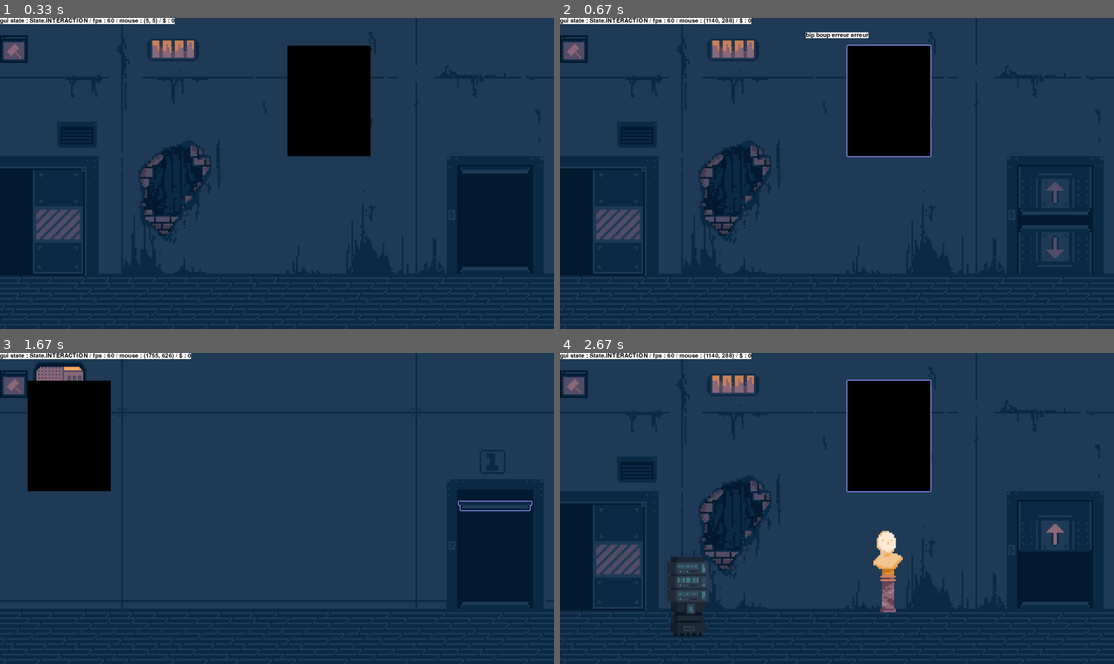
Above: before the commit, frames 1-4 (two rows, left to right).
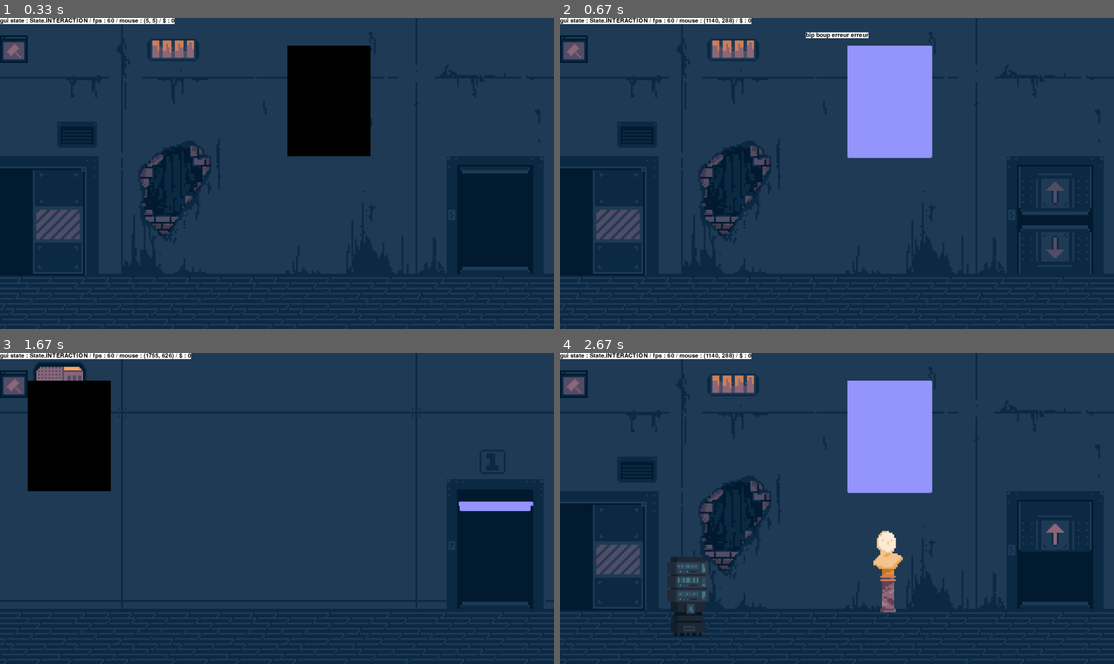
Above: after the commit, the same moments.

Repository: PouchyCorp/TrophNSI
Game: pygame game, started from sources/main.py
The game is run twice, just before and just after one commit, with the same random seed, the same clock (stepped at 60 frames per second) and the same inputs.
Inputs (mouse positions are in pixels of both pictures, inside the frame that each line leads up to):
- Up to frame 1 (0.33 s): no input
- Up to frame 2 (0.67 s): click (886, 101) at 0.38 s
- Up to frame 3 (1.67 s): click (504, 589) at 0.72 s; hold Up 1-1.47 s; move the mouse to (454, 499) at 1.03 s; tap Space at 1.07, 1.37 s; click (504, 533) at 1.55 s
- Up to frame 4 (2.67 s): hold Down 1.83-2.13 s; tap Space at 1.9 s; tap B at 1.98 s; click (632, 399) at 2.22 s; click (886, 436) at 2.55 s

Frame 1 is identical in both runs. In frame 2, 5.6% of the frame differs, in the area x 51-68%, y 8-46%; in frame 3, 0.4%; in frame 4, 5.6%.

Commit message:
gros refac

Diff:
--- a/sources/main.py
+++ b/sources/main.py
@@ -13,10 +13,10 @@
 from objects.chip import Chip
 from objects.canva import Canva
 from objects.bot import Hivemind
-from objects.build_mode import BuildMode, DestructionMode
+from objects.buildmode import BuildMode, DestructionMode
 from objects.coord import Coord
 from objects.inventory import Inventory
-from sources.objects.chipInv import ChipInv
+from objects.chipInv import ChipInv
 from objects.popup import Popup
 from room_config import R0, R1, R2, R3, ROOMS
 from objects.timermanager import _Timer_manager
@@ -188,19 +188,14 @@
 
         #placeable iter
         for placeable in current_room.placed:
+            #if hovered
             if placeable.rect.collidepoint(mouse_pos.xy):
                 color = (150, 150, 255) if gui_state != State.DESTRUCTION else (255, 0, 0)
-
-                if type(placeable) in [subplaceable.Door_up, subplaceable.Door_down] and placeable.anim_close.is_finished():
-                    placeable.anim = placeable.anim_open
-                    placeable.anim_close.reset_frame()
-
-                placeable.draw_outline(WIN, color)
-
-
-            elif type(placeable) in [subplaceable.Door_up, subplaceable.Door_down] and placeable.anim_open.is_finished():
-                placeable.anim = placeable.anim_close
-                placeable.anim_open.reset_frame()
+                placeable.update_sprite(True, color)
+
+            #if not hovered
+            else:
+                placeable.update_sprite(False)
 
 
         # fps counter / state debug
--- a/sources/objects/placeable.py
+++ b/sources/objects/placeable.py
@@ -22,6 +22,7 @@
         else:
             self.surf = surf
         self.anim = anim
+        self.temp_surf = self.surf.copy()
 
         self.tag = tag
 
@@ -34,12 +35,7 @@
         self.placed = False
 
     def get_blit_args(self):
-        if self.anim:
-            self.surf = self.anim.get_frame()
-        return self.surf, self.rect
-
-    def reset_anim(self):
-        self.surf = self.anim.reset_frame()
+        return self.temp_surf, self.rect
 
     def draw_outline(self, win : Surface, color : tuple):
         win.blit(get_outline(self.surf, color), (self.rect.x-3, self.rect.y-3))
@@ -61,6 +57,18 @@
         #doesn't do anything (used for subclasses)
         pass
 
+    def update_sprite(self, is_hovered : bool, color : tuple = (150, 150, 255)):
+        if self.anim:
+            self.surf = self.anim.get_frame()
+
+        if is_hovered:
+            self.temp_surf = get_outline(self.surf, color)
+            self.temp_surf.blit(self.surf, (self.rect.x+3, self.rect.y+3))
+            self.temp_surf.scroll(-3,-3)
+        else:
+            self.temp_surf = self.surf
+
+
 
 
 # tests
--- a/sources/objects/placeablesubclass.py
+++ b/sources/objects/placeablesubclass.py
@@ -1,17 +1,49 @@
 from placeable import Placeable
 import sprite
 from anim import Animation
+from typing import Optional
 
-class Door_up(Placeable):
+class DoorUp(Placeable):
     def __init__(self, name, coord, surf, tag = None):
         super().__init__(name, coord, surf, tag)
         self.anim_close = Animation(sprite.SPRITESHEET_BAS, 0, 9, 4, False)
         self.anim_open = Animation(sprite.SPRITESHEET_HAUT, 0, 17, 4, False)
         self.anim = self.anim_close
+        self.door_down : Optional[DoorDown] = None
 
-class Door_down(Placeable):
+    def pair_door_down(self, door_down):
+        self.door_down = door_down
+
+
+    def update_sprite(self, is_hovered : bool, color : tuple = (150, 150, 255)):
+        if is_hovered and self.anim_close.is_finished():
+            self.anim = self.anim_open #to replace with only the blinking
+            self.anim_close.reset_frame()
+
+        elif self.anim_open.is_finished():
+            self.anim = self.anim_close
+            self.anim_open.reset_frame()
+
+        super().update_sprite(is_hovered, color)
+
+class DoorDown(Placeable):
     def __init__(self, name, coord, surf, tag = None):
         super().__init__(name, coord, surf, tag)
         self.anim_close = Animation(sprite.SPRITESHEET_BAS_1, 0, 9, 4, False)
         self.anim_open = Animation(sprite.SPRITESHEET_HAUT_1, 0, 17, 4, False)
         self.anim = self.anim_close
+        self.door_up : Optional[DoorUp] = None
+
+    def pair_door_up(self, door_up):
+        self.door_up = door_up
+
+    def update_sprite(self, is_hovered : bool, color : tuple = (150, 150, 255)):
+        if is_hovered and self.anim_close.is_finished():
+            self.anim = self.anim_open #to replace with only the blinking
+            self.anim_close.reset_frame()
+
+        elif self.anim_open.is_finished():
+            self.anim = self.anim_close
+            self.anim_open.reset_frame()
+
+        super().update_sprite(is_hovered, color)
--- a/sources/room_config.py
+++ b/sources/room_config.py
@@ -12,10 +12,9 @@
 
 #R1
 R1 = Room(1,sprite.BG1)
-#test_place = Placeable("test",Coord(1,(200,200)), Surface((180,180)))
 test_canva = Placeable('test_canva', Coord(1,(1000,100)), Surface((48*6,64*6)), "decoration")
-R1_stairs = subplaceable.Door_up('R1_stairs', Coord(1,(1594,516)), Surface((335,220)))
-R1_stairs_down = subplaceable.Door_down('R1_stairs_down', Coord(1,(1594,516 + 33*6)), Surface((335,220)))
+R1_stairs = subplaceable.DoorUp('R1_stairs', Coord(1,(1594,516)), Surface((335,220)))
+R1_stairs_down = subplaceable.DoorDown('R1_stairs_down', Coord(1,(1594,516 + 33*6)), Surface((335,220)))
 R1.placed.append(test_canva)
 R1.placed += [R1_stairs_down , R1_stairs ]
 R1.blacklist.append(R1_stairs)
@@ -23,8 +22,8 @@
 
 #R2
 R2 = Room(2,sprite.BG3)
-R2_stairs = subplaceable.Door_up('R2_stairs', Coord(2,(1594,516)), Surface((335,220)))
-R2_stairs_down = subplaceable.Door_down('R2_stairs_down', Coord(2,(1594,516 + 33*6)), Surface((335,220)))
+R2_stairs = subplaceable.DoorUp('R2_stairs', Coord(2,(1594,516)), Surface((335,220)))
+R2_stairs_down = subplaceable.DoorDown('R2_stairs_down', Coord(2,(1594,516 + 33*6)), Surface((335,220)))
 test_canva = Placeable('test_canva', Coord(2,(100,100)), Surface((48*6,64*6)), "decoration")
 
 R2.placed.append(test_canva)
Renamed: sources/objects/build_mode.py -> sources/objects/buildmode.py
